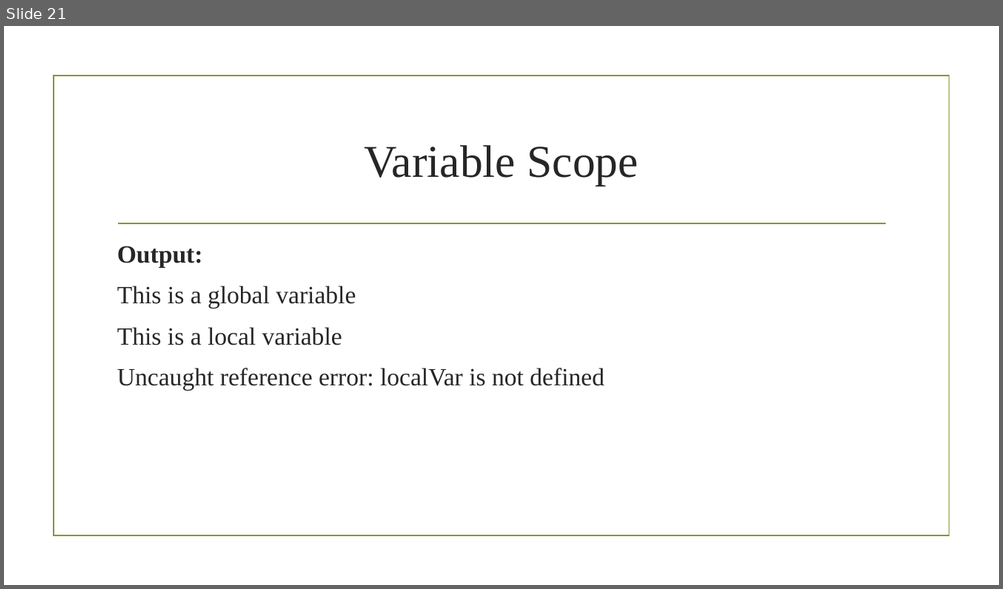
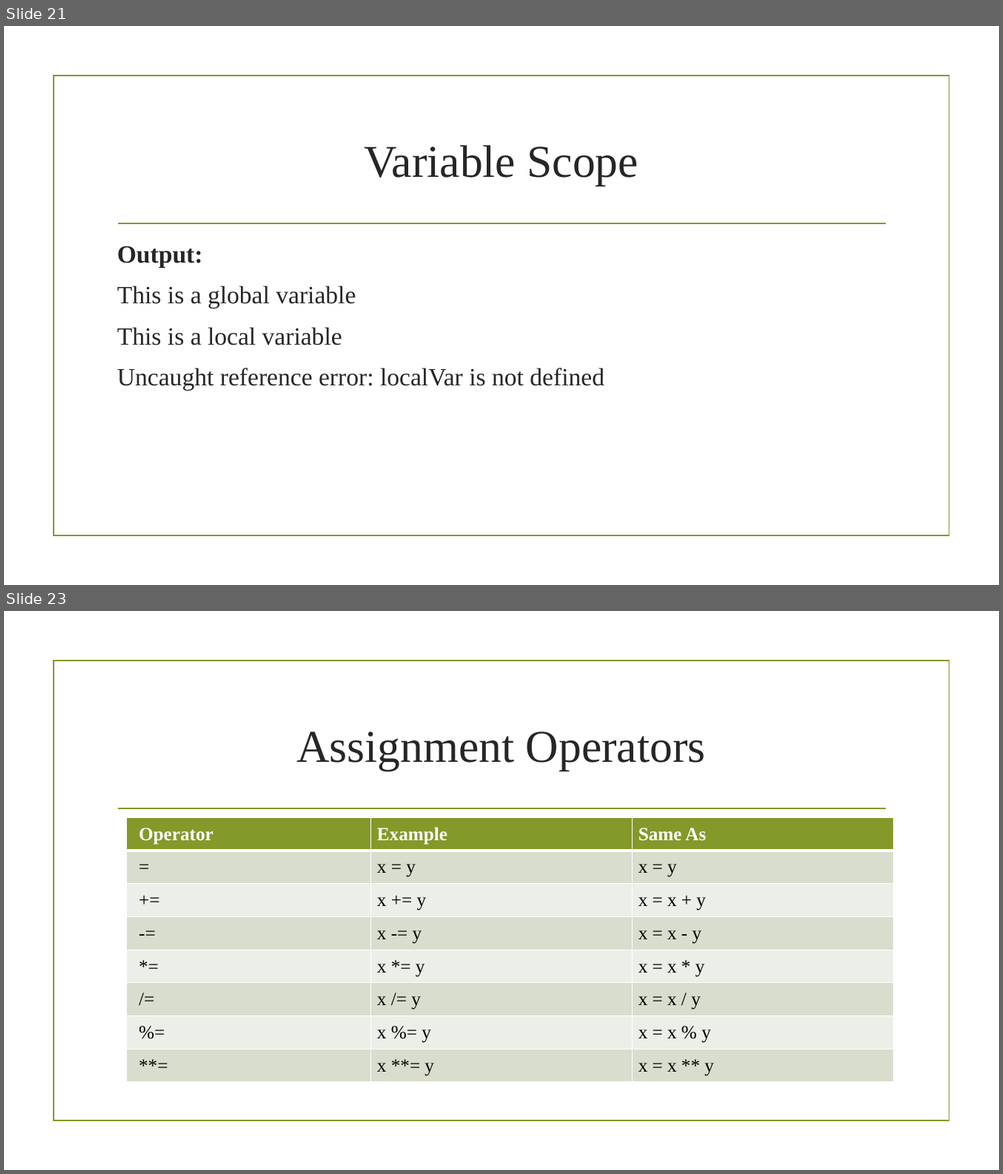
Before and after one commit to sagarshrestha81/FED, a slide deck: js.pptx. Shown one above the other, each under a label of ours: slide 21 before the commit, slides 21 and 23 after it; the slides between them are not shown. The pictures are 1003x589 and 1003x1174 pixels, drawn with LibreOffice and Linux fonts; fonts in the diff are those of the drawing; background and template pictures are left out. Boxes give left, top, right and bottom in pixels: in the first picture for what was removed or moved away, otherwise in the second. Text is boxed around its words. In the diff, an @@ line names an element or a change of style, - is before the commit and + after.

```diff
--- a/js.pptx
+++ b/js.pptx
@@ slide 23 added at <box>4,611,999,1170</box>, background picture (left out); not listed: 2 template elements that a slide beside it also shows @@
@@ title added at <box>296,732,706,771</box>, 44 pt, text #262626 @@
+Assignment Operators
@@ table added at <box>126,817,893,1096</box>, 8 rows, 3 columns @@
+Operator | Example | Same As
+= | x = y | x = y
++= | x += y | x = x + y
+-= | x -= y | x = x - y
+*= | x *= y | x = x * y
+/= | x /= y | x = x / y
+%= | x %= y | x = x % y
+**= | x **= y | x = x ** y
```
Also in this commit, not shown: 1 slide changed, 1 other slide added, 1 slide removed, 6 other files.
